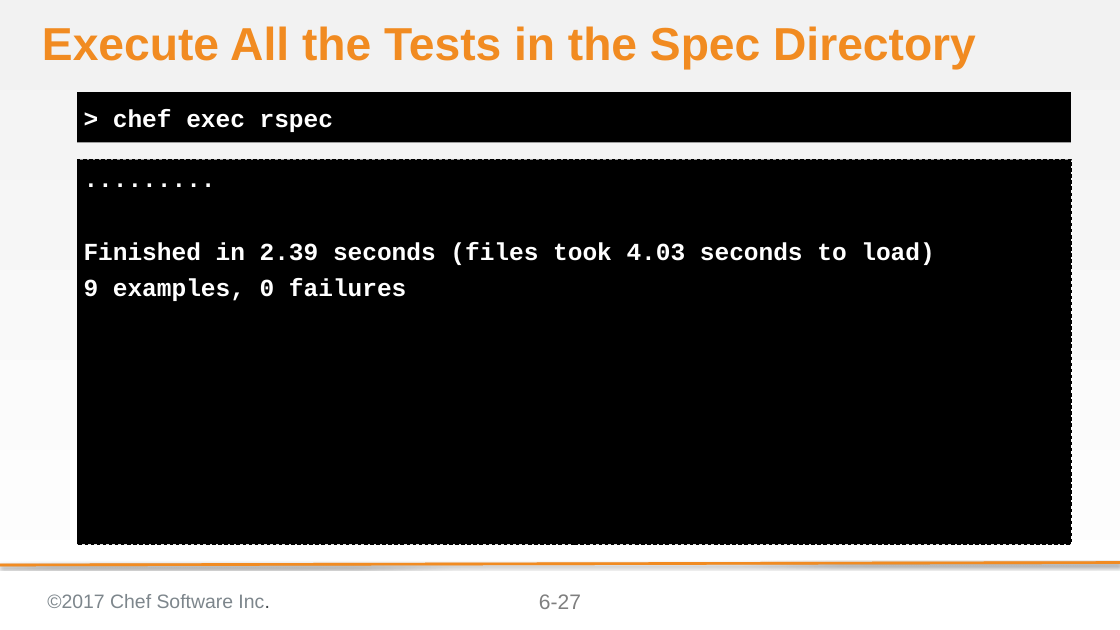
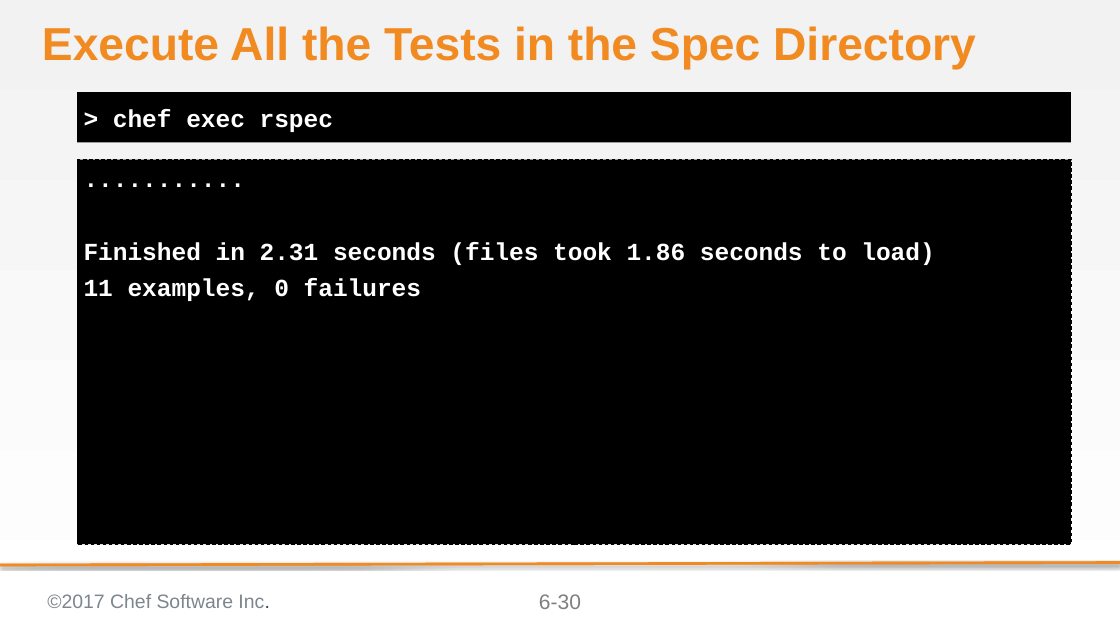
Before and after one commit to ericheiser/chef-intermediate, a slide deck: slide 30 of 06-testing_resources_in_recipes.pptx (slide 27 before the commit). Drawn at 1120x630 pixels with LibreOffice and Linux fonts; fonts in the diff are those of the drawing; background and template pictures are left out. Boxes give left, top, right and bottom in pixels: in the first picture for what was removed or moved away, otherwise in the second. Text is boxed around its words. In the diff, an @@ line names an element or a change of style, - is before the commit and + after.

```diff
--- a/06-testing_resources_in_recipes.pptx
+++ b/06-testing_resources_in_recipes.pptx
@@ text at (84, 242, 934, 301): text changed @@
-.........
-Finished in 2.39 seconds (files took 4.03 seconds to load)
-9 examples, 0 failures
+...........
+Finished in 2.31 seconds (files took 1.86 seconds to load)
+11 examples, 0 failures
@@ page number at (539, 594, 581, 609): text changed @@
-6-27
+6-30
```
Also in this commit, not shown: 2 other slides changed, 3 slides added, 2 other files.
